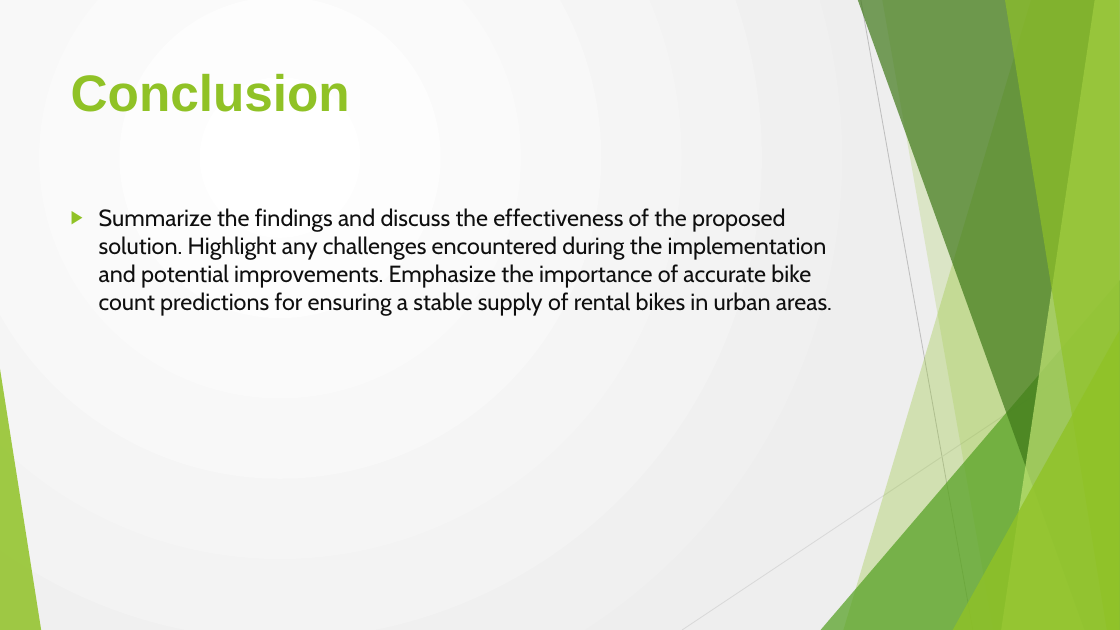
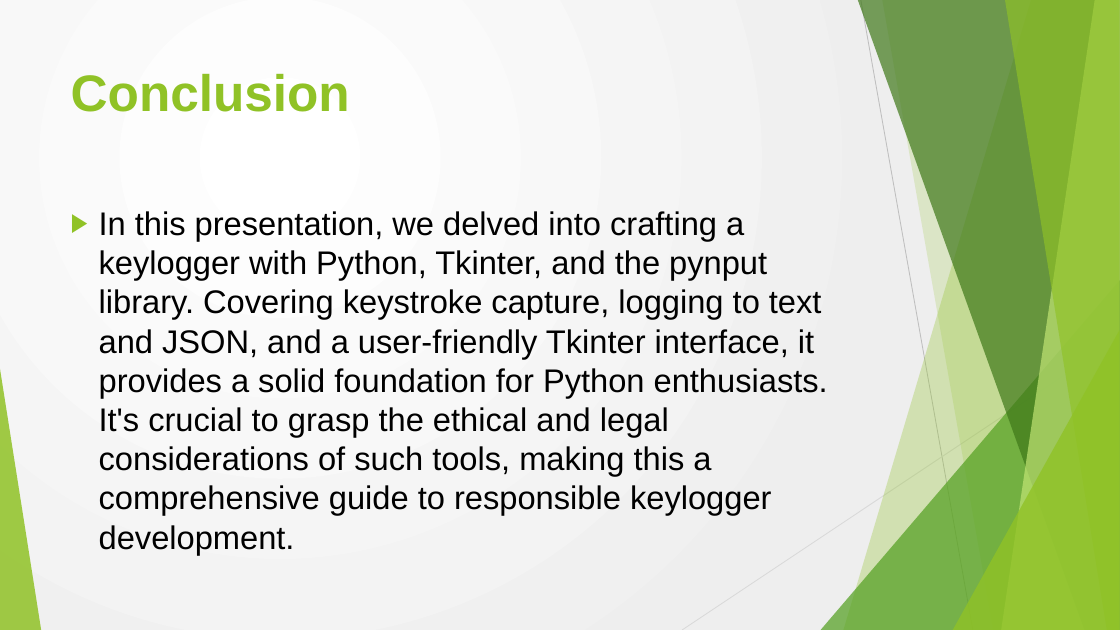
Before and after one commit to AHBRIJESH/Keylogger-NM, a slide deck: slide 8 of Project.pptx. Drawn at 1120x630 pixels with LibreOffice and Linux fonts; fonts in the diff are those of the drawing; background and template pictures are left out. Boxes give left, top, right and bottom in pixels: in the first picture for what was removed or moved away, otherwise in the second. Text is boxed around its words. In the diff, an @@ line names an element or a change of style, - is before the commit and + after.

```diff
--- a/Project.pptx
+++ b/Project.pptx
@@ text at (x1=99, y1=211, x2=828, y2=555): text changed; size 20 to 28 pt; font Cabin to Arial; text colour #0F0F0F to #000000 @@
-▶ Summarize the findings and discuss the effectiveness of the proposed solution. Highlight any challenges encountered during the implementation and potential improvements. Emphasize the importance of accurate bike count predictions for ensuring a stable supply of rental bikes in urban areas.
+▶ In this presentation, we delved into crafting a keylogger with Python, Tkinter, and the pynput library. Covering keystroke capture, logging to text and JSON, and a user-friendly Tkinter interface, it provides a solid foundation for Python enthusiasts. It's crucial to grasp the ethical and legal considerations of such tools, making this a comprehensive guide to responsible keylogger development.
```
Also in this commit, not shown: 7 other slides changed, 2 slides added, 2 slides removed.
